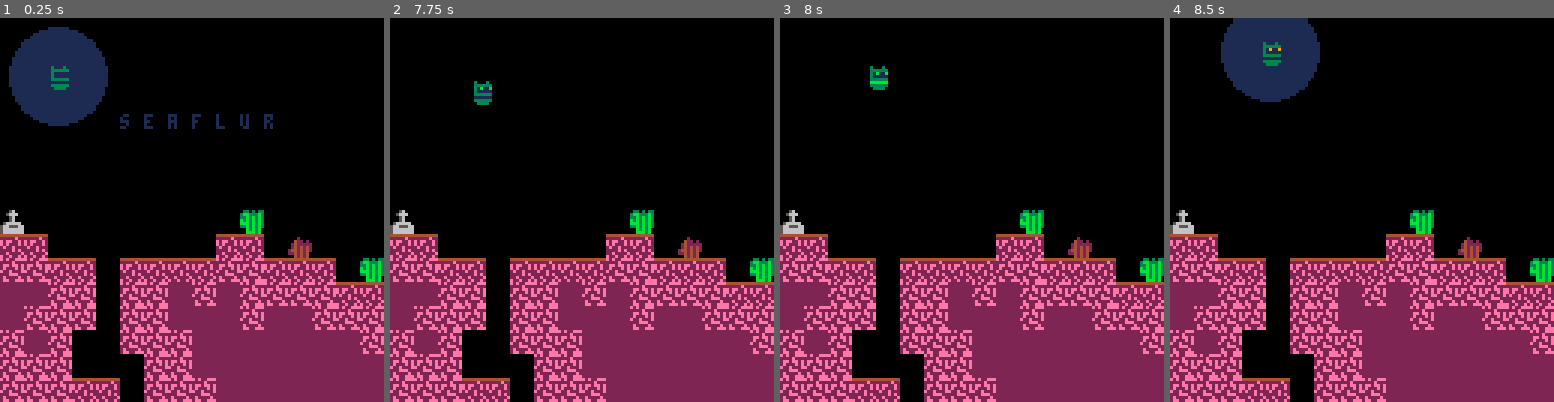
Above: before the commit, frames 1-4 (left to right).
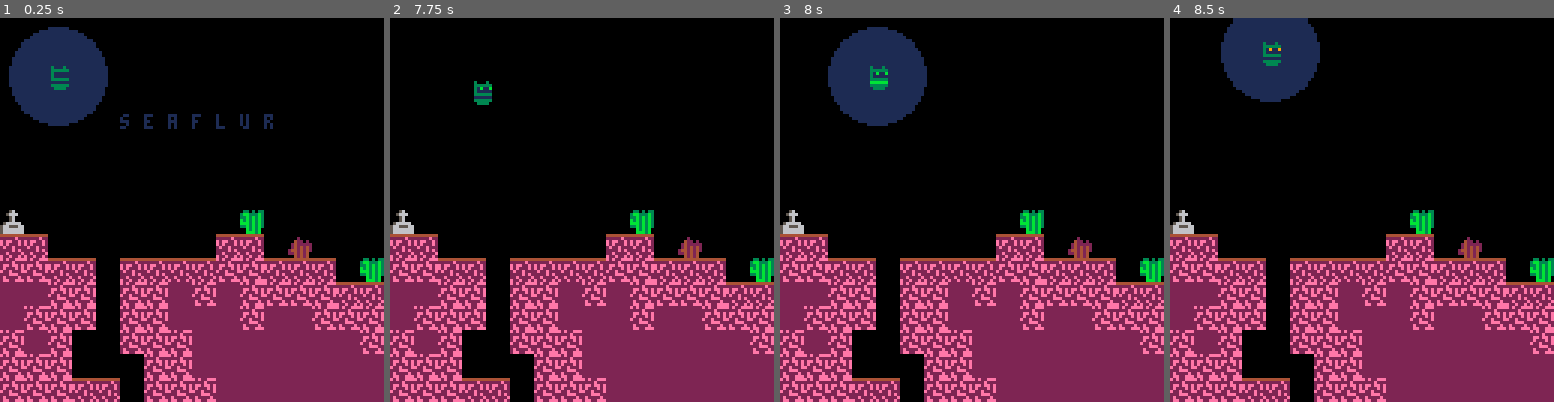
Above: after the commit, the same moments.

Repository: alxgnon/pico-8
Game: PICO-8 cartridge robo.p8
The game is run twice, just before and just after one commit, with the same random seed, the same clock (stepped at 60 frames per second) and the same inputs.
Inputs:
- Up to frame 1 (0.25 s): no input
- Up to frame 2 (7.75 s): tap O (Z key) at 0.33, 0.7, 1.43, 2.22, 3.1, 3.98, 4.87, 5.75, 6.63, 7.52 s; tap X (X key) at 1.07, 2.07, 2.4, 2.73, 3.07, 3.4, 3.73, 4.07, 4.4, 4.73, 5.07, 5.4, 5.73, 6.07, 6.4, 6.73, 7.07, 7.4, 7.73 s; hold Left 1.97-2.37 s; hold Down 2.42-2.82 s; hold Right 2.87-3.53 s; hold Up 3.58-4.08 s; hold Right 4.13-4.53 s; hold Down 4.58-5.08 s; hold Left 5.13-5.8 s; hold Up 5.85-6.18 s; hold Left 6.23-6.63 s; hold Down 6.68-7.08 s; hold Right from 7.13 s (still down)
- Up to frame 3 (8 s): release Right at 7.8 s; hold Up from 7.85 s (still down)
- Up to frame 4 (8.5 s): tap X (X key) at 8.07, 8.4 s; release Up at 8.35 s; tap O (Z key) at 8.4 s; hold Right from 8.4 s (still down)

Frames 1-2 are identical in both runs. In frame 3, 4.9% of the frame differs, in the area x 12-39%, y 2-29%; in frame 4, nothing differs.

Commit message:
tabs refactoring

Diff:
--- a/robo.p8
+++ b/robo.p8
@@ -1,22 +1,103 @@
 pico-8 cartridge // http://www.pico-8.com
 version 14
 __lua__
--- constants ------------------
-
-switch = 40
-generator = 42
-barrier = 44
-fish = 48
-spike = 50
-
-
--- globals --------------------
-
+-- 0: common
+
+-- sprite constants
+
+sp = {
+	robo = 33,
+	switch = 40,
+	generator = 42,
+	barrier = 44,
+	fish = 48,
+	spike = 50,
+}
+
+
+-- globals
+
+t = 0
 title = 666
-t = 0
-pl = nil
+
+
+-- utilities
+
+function new_rect(x,y,w,h)
+	return {x=x,y=y,w=w,h=h}
+end
+
+
+-- actors
+
 actors = {}
-camx,camy = 0,0
+
+function kill(a)
+	a.dead = true
+	del(actors, a)
+
+	if a.on_death then
+		a:on_death()
+	end
+end
+
+function act(a)
+	a.t = (a.t or 0) + 1
+
+	collidex(a)
+ collidey(a)
+ killzone(a)
+ flipflop(a)
+ surprisefall(a)
+
+	if a.act then
+		a:act()
+	end
+end
+
+
+-- _init
+
+function _init()
+ add(actors, pl)
+
+ room.enter(0, 0)
+end
+-->8
+-- 1: player
+
+pl = {
+	t = 0,
+
+	spr = sp.robo,
+	frame = 0,
+	pal = {},
+
+	x = 2.5,
+	y = 2.5,
+	w = 0.3,
+	h = 0.4,
+
+	speed = 0.125,
+	dx = 0,
+	dy = 0,
+
+	killzone = new_rect(-1),
+}
+
+
+function pl:act()
+end
+
+
+function pl:on_death()
+end
+-->8
+-- 2:
+-->8
+-- 3:
+-->8
+-- 4: dump
 
 
 -- extendable -----------------
@@ -35,20 +116,8 @@
  	return extend(self, o)
  end
 
- function a:die()
-  a.dead = true
-  del(actors, self)
- end
-
  add(actors, a)
  return a
-end
-
-
--- timeable -------------------
-
-function time(a)
- a.t = (a.t or 0) + 1
 end
 
 
@@ -130,12 +199,8 @@
 
 -- killzoneable ---------------
 
-function rect(x,y, w,h)
- return {x=x,y=y, w=w,h=h}
-end
-
 function killzoneable(x,y, w,h)
- local killzone = rect(x,y,w,h)
+ local killzone = new_rect(x,y,w,h)
  return {killzone=killzone}
 end
 
@@ -148,7 +213,7 @@
   local kz = a.killzone
 
   if a.x < kz.x then
-   a:die()
+   kill(a)
   end
  end
 end
@@ -359,7 +424,7 @@
 
 function smite(a)
 	if a.evil then
-		a:die()
+		kill(a)
 	end
 end
 
@@ -395,11 +460,11 @@
   	spawn(i,j,spr)
   end
 
-  if spr >= barrier and
-     spr < barrier + 4 then
+  if spr >= sp.barrier and
+     spr < sp.barrier + 4 then
    add(room.barriers, {i, j})
 
-  elseif spr == generator then
+  elseif spr == sp.generator then
    add(room.generators, {i, j})
   end
  end)
@@ -427,18 +492,18 @@
 end
 
 function spawn(x,y,spr)
-	if spr == fish then
+	if spr == sp.fish then
 		new("fish")
-		:xt(drawable(fish))
+		:xt(drawable(sp.fish))
 		:xt(posable(x, y))
  	:xt(movable(0.3,0.1,0.1))
  	:xt({evil=true})
  	:xt({flipflop=true})
   :xt({swim=true})
 
-	elseif spr == spike then
+	elseif spr == sp.spike then
 		new("spike")
-		:xt(drawable(spike))
+		:xt(drawable(sp.spike))
 		:xt(posable(x+0.5, y+0.5))
 		:xt(movable(0.3,0,0.3))
 		:xt({evil=true})
@@ -449,26 +514,6 @@
 
 -- main -----------------------
 
-function _init()
- pl = new("player")
- :xt(drawable(33))
- :xt(posable(2.5, 2.5))
- :xt(movable(0.125))
- :xt(collideable(0.3))
- :xt(palable())
- :xt(killzoneable(-1))
-
- room.enter(0, 0)
-end
-
-function act(a)
- collidex(a)
- collidey(a)
- killzone(a)
- flipflop(a)
- surprisefall(a)
-end
-
 function activate_switch(pl)
  if pl.atk then
   local px, py = pl.x, pl.y
@@ -477,8 +522,8 @@
    for j = py - 2, py + 2 do
     local spr = mget(i, j)
 
-    if spr == switch then
-     mset(i, j, switch + 1)
+    if spr == sp.switch then
+     mset(i, j, sp.switch + 1)
      return true
     end
    end
@@ -498,7 +543,7 @@
  end
 
  for c in all(room.generators) do
-  mset(c[1], c[2], generator + 1)
+  mset(c[1], c[2], sp.generator + 1)
  end
 end
 
@@ -509,7 +554,6 @@
 	end
 
  t += 1
- foreach(actors, time)
 
  control(pl)
  animhero(pl)
@@ -573,6 +617,17 @@
  	(not g) and rnd(256) > 249
 end
 
+
+-->8
+-- 5:
+-->8
+-- 6:
+-->8
+-- 7: draw
+
+
+-- gameover -------------------
+
 function gameover.draw()
  cls(13)
  print("❎  ❎",50,53,15)
@@ -584,12 +639,11 @@
 		memset(24576+r(l),r(l),r(l))
  end
 end
--->8
--- draw
+
+
+-- main -----------------------
 
 function _draw()
-	spooky = flr(rnd(666))
-
 	if pl.dead then
 		gameover.draw()
 		return
@@ -605,18 +659,6 @@
  room.draw()
  foreach(actors, draw)
 end
--->8
--- two
--->8
--- three
--->8
--- four
--->8
--- five
--->8
--- six
--->8
--- seven
 __gfx__
 0000000000000000e2e22eee44444444222222224444444400000000000000000000000000000000000000000000000000000000000000000000000000000000
 00000000000000002222e22222222e22222222224244442400000000000000000000000000000000000000000000000000000000000000000000000000000000
